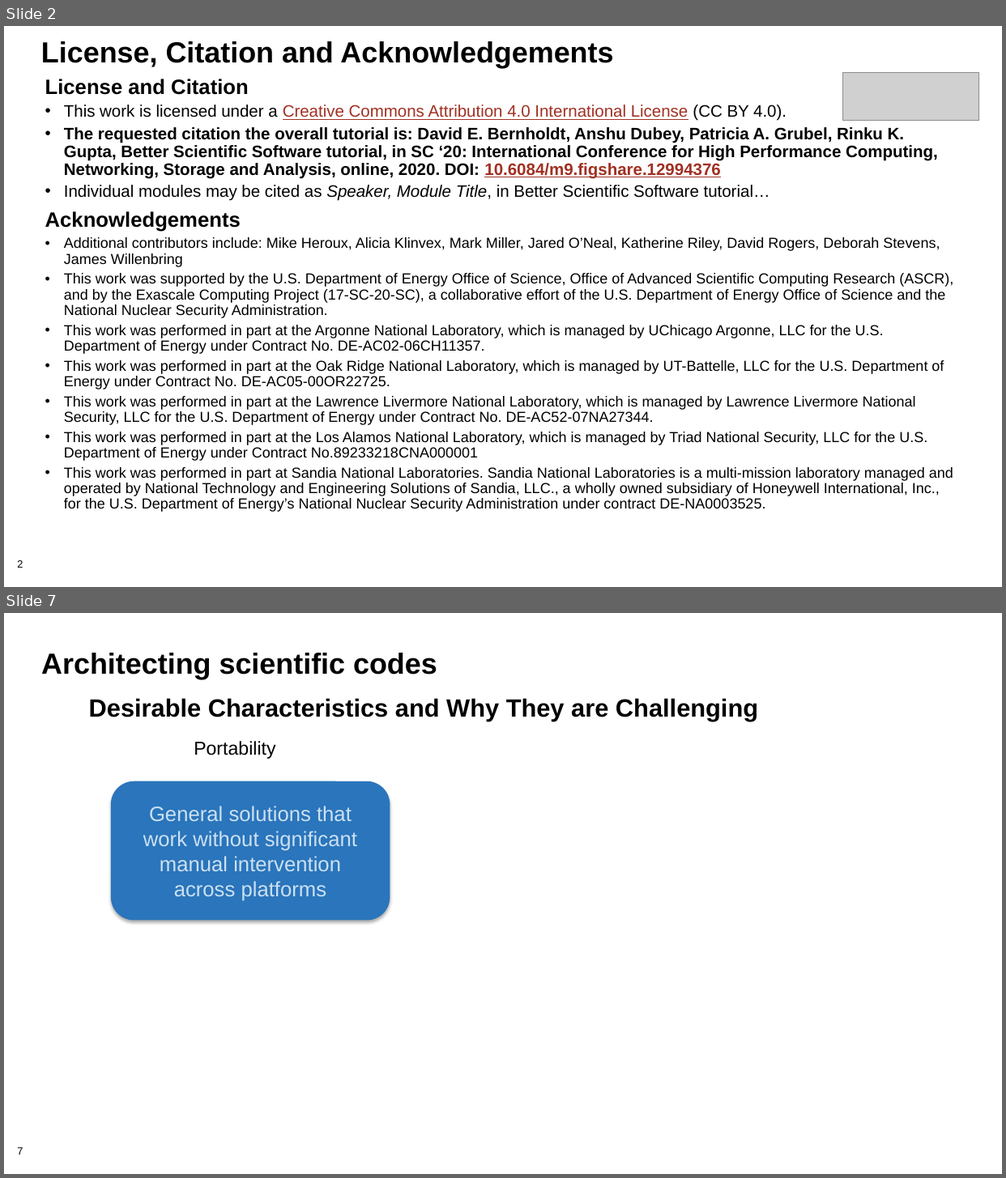
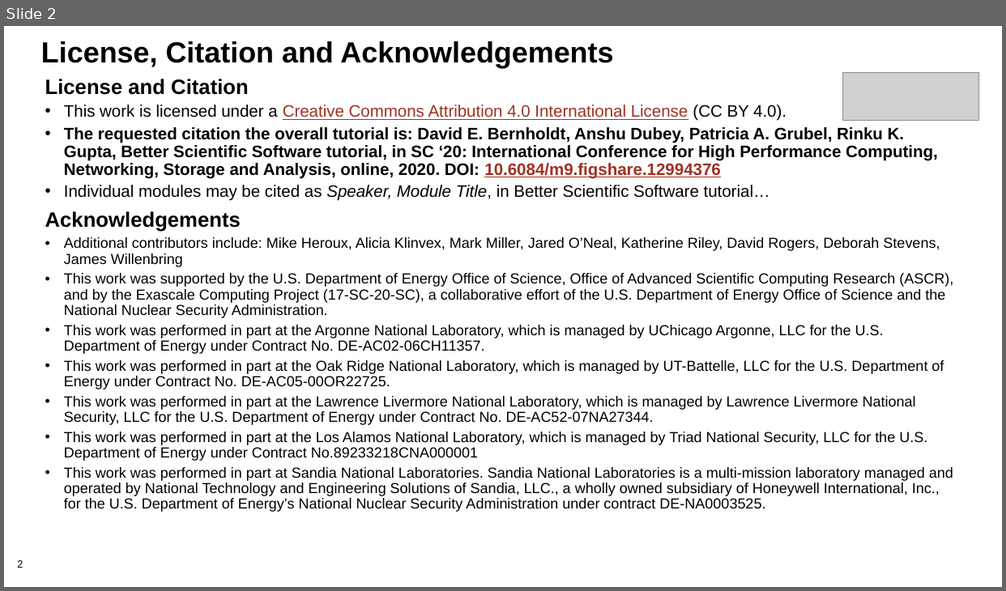
Before and after one commit to bssw-tutorial/presentations, a slide deck: final-presentations/2021-03-25-iss/05-design.pptx. Shown one above the other, each under a label of ours: slides 2 and 7 before the commit, slide 2 after it; the slides between them are not shown. The pictures are 1006x1178 and 1006x591 pixels, drawn with LibreOffice and Linux fonts; fonts in the diff are those of the drawing; grey boxes stand for pictures; background and template pictures are left out. Boxes give left, top, right and bottom in pixels: in the first picture for what was removed or moved away, otherwise in the second. Text is boxed around its words. In the diff, an @@ line names an element or a change of style, - is before the commit and + after.

```diff
--- a/final-presentations/2021-03-25-iss/05-design.pptx
+++ b/final-presentations/2021-03-25-iss/05-design.pptx
@@ slide 7 removed at [4,613,1002,1174], background #FFFFFF; not listed: 1 template element that a slide beside it also shows @@
@@ title removed at [41,653,437,679] @@
-Architecting scientific codes
@@ text removed at [89,698,758,722] @@
-Desirable Characteristics and Why They are Challenging
@@ text removed at [194,741,275,759] @@
-Portability
@@ rounded rectangle removed at [111,781,390,921] @@
-General solutions that work without significant manual intervention across platforms
```
Also in this commit, not shown: 3 slides changed, 7 slides added, 15 other slides removed.
